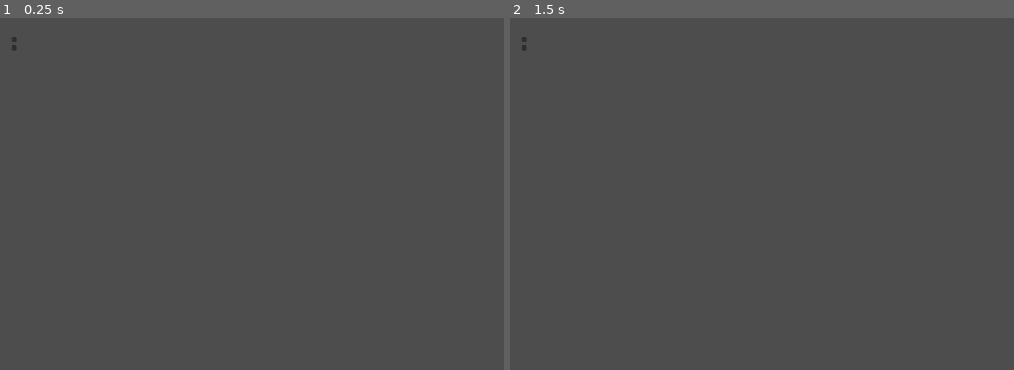
Above: before the commit, frames 1-2 (left to right).
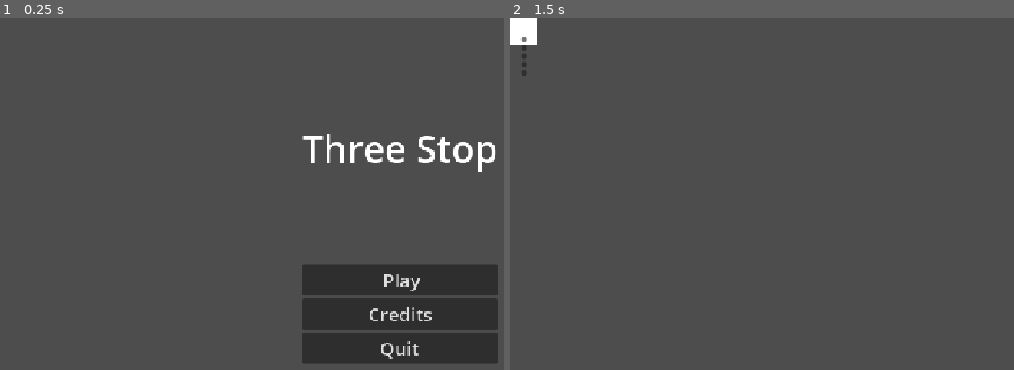
Above: after the commit, the same moments.

Repository: ArsyadDYA-game/ThreeStop
Game: Godot game, scene res://main_menu.tscn
Same seed, same stepped clock (60 frames per second), same inputs: the game is played once before the commit and once after it. This scene is started directly instead of the project's main scene.
Inputs (mouse positions are in pixels of both pictures, inside the frame that each line leads up to):
- Up to frame 1 (0.25 s): no input
- Up to frame 2 (1.5 s): click (525, 46) at 0.52 s; click (908, 313) at 1.25 s, where only the run after the commit has a clickable "Credits"

The runs differ from the first frame. In frame 1, 11% of the frame differs, in the area x 2-99%, y 5-99%; in frame 2, 0.4%.

Commit message:
main menu

Diff:
--- /dev/null
+++ b/three-stop/3_dgame.tscn
@@ -0,0 +1,4 @@
+[gd_scene format=3 uid="uid://bl1uxm7k7fw1k"]
+
+[node name="3Dgame" type="Node3D" unique_id=969464960]
+transform = Transform3D(1, 0, 0, 0, 1, 0, 0, 0, 1, 0, 0, 0.0021882057)
--- /dev/null
+++ b/three-stop/credits.gd
@@ -0,0 +1,4 @@
+extends Control
+
+func _on_back_button_pressed():
+	get_tree().change_scene_to_file("res://MainMenu.tscn")
--- /dev/null
+++ b/three-stop/credits.tscn
@@ -0,0 +1,45 @@
+[gd_scene format=3 uid="uid://dx6q2iokbnlwe"]
+
+[ext_resource type="Script" uid="uid://8o13ok8jh2yv" path="res://credits.gd" id="1_nm7lk"]
+
+[node name="Credits" type="Control" unique_id=2130949190]
+layout_mode = 3
+anchors_preset = 15
+anchor_right = 1.0
+anchor_bottom = 1.0
+grow_horizontal = 2
+grow_vertical = 2
+script = ExtResource("1_nm7lk")
+
+[node name="ColorRect" type="ColorRect" parent="." unique_id=1796893687]
+layout_mode = 0
+offset_right = 40.0
+offset_bottom = 40.0
+
+[node name="CenterContainer" type="CenterContainer" parent="." unique_id=1681416642]
+layout_mode = 0
+offset_right = 40.0
+offset_bottom = 40.0
+
+[node name="VBoxContainer" type="VBoxContainer" parent="CenterContainer" unique_id=144908563]
+layout_mode = 2
+
+[node name="Title" type="Label" parent="CenterContainer/VBoxContainer" unique_id=1720338285]
+layout_mode = 2
+
+[node name="GameName" type="Button" parent="CenterContainer/VBoxContainer" unique_id=244749166]
+layout_mode = 2
+
+[node name="Devoloper" type="Button" parent="CenterContainer/VBoxContainer" unique_id=329087105]
+layout_mode = 2
+
+[node name="Programmer" type="Button" parent="CenterContainer/VBoxContainer" unique_id=757711252]
+layout_mode = 2
+
+[node name="Artist" type="Button" parent="CenterContainer/VBoxContainer" unique_id=1550799676]
+layout_mode = 2
+
+[node name="BackButton" type="Button" parent="CenterContainer/VBoxContainer" unique_id=1316188658]
+layout_mode = 2
+
+[connection signal="pressed" from="CenterContainer/VBoxContainer/BackButton" to="." method="_on_back_button_pressed"]
--- /dev/null
+++ b/three-stop/main_menu.gd
@@ -0,0 +1,85 @@
+
+extends Control
+
+# =================================
+# PENGATURAN SCENE
+# =================================
+
+@export_file("*.tscn") var game_scene = "res://Game.tscn"
+@export_file("*.tscn") var credits_scene = "res://Credits.tscn"
+
+
+# =================================
+# REFERENSI NODE
+# =================================
+
+@onready var play_button = $CenterContainer/VBoxContainer/PlayButton
+@onready var credits_button = $CenterContainer/VBoxContainer/CreditsButton
+@onready var quit_button = $CenterContainer/VBoxContainer/QuitButton
+
+
+# =================================
+# SAAT GAME DIMULAI
+# =================================
+
+func _ready():
+
+	play_button.pressed.connect(_on_play_pressed)
+	credits_button.pressed.connect(_on_credits_pressed)
+	quit_button.pressed.connect(_on_quit_pressed)
+
+	setup_hover(play_button)
+	setup_hover(credits_button)
+	setup_hover(quit_button)
+
+
+# =================================
+# TOMBOL PLAY
+# =================================
+
+func _on_play_pressed():
+
+	if ResourceLoader.exists(game_scene):
+		get_tree().change_scene_to_file(game_scene)
+	else:
+		print("Game.tscn tidak ditemukan!")
+
+
+# =================================
+# TOMBOL CREDITS
+# =================================
+
+func _on_credits_pressed():
+
+	if ResourceLoader.exists(credits_scene):
+		get_tree().change_scene_to_file(credits_scene)
+	else:
+		print("Credits.tscn tidak ditemukan!")
+
+
+# =================================
+# TOMBOL QUIT
+# =================================
+
+func _on_quit_pressed():
+
+	get_tree().quit()
+
+
+# =================================
+# EFEK HOVER TOMBOL
+# =================================
+
+func setup_hover(button):
+
+	button.pivot_offset = button.size / 2
+
+	button.mouse_entered.connect(
+		func():
+			button.scale = Vector2(1.1, 1.1)
+	)
+
+	button.mouse_exited.connect(
+		func():
+			button.scale = Vector2(1.0, 1.0)
+	)
--- a/three-stop/main_menu.tscn
+++ b/three-stop/main_menu.tscn
@@ -1,4 +1,10 @@
 [gd_scene format=3 uid="uid://btgf7qo4rncia"]
+
+[ext_resource type="Script" uid="uid://dcvtq28bdlo86" path="res://main_menu.gd" id="1_06t4h"]
+
+[sub_resource type="FontVariation" id="FontVariation_fu7sn"]
+
+[sub_resource type="ViewportTexture" id="ViewportTexture_nmd57"]
 
 [node name="MainMenu" type="Control" unique_id=910396883]
 layout_mode = 3
@@ -7,6 +13,7 @@
 anchor_bottom = 1.0
 grow_horizontal = 2
 grow_vertical = 2
+script = ExtResource("1_06t4h")
 
 [node name="TextureRect" type="TextureRect" parent="." unique_id=1164296249]
 layout_mode = 0
@@ -14,18 +21,46 @@
 offset_bottom = 40.0
 
 [node name="CenterContainer" type="CenterContainer" parent="." unique_id=653958458]
-layout_mode = 0
-offset_right = 40.0
-offset_bottom = 40.0
+layout_mode = 1
+anchors_preset = 8
+anchor_left = 0.5
+anchor_top = 0.5
+anchor_right = 0.5
+anchor_bottom = 0.5
+offset_left = -577.0
+offset_top = -318.0
+offset_right = 577.0
+offset_bottom = 320.0
+grow_horizontal = 2
+grow_vertical = 2
 
 [node name="VBoxContainer" type="VBoxContainer" parent="CenterContainer" unique_id=129748964]
 layout_mode = 2
 
 [node name="Title" type="Label" parent="CenterContainer/VBoxContainer" unique_id=578641084]
+custom_minimum_size = Vector2(0, 200)
 layout_mode = 2
+theme_override_fonts/font = SubResource("FontVariation_fu7sn")
+theme_override_font_sizes/font_size = 54
+text = "Three Stop"
 
 [node name="PlayButton" type="Button" parent="CenterContainer/VBoxContainer" unique_id=794059956]
 layout_mode = 2
+theme_override_font_sizes/font_size = 27
+text = "Play
+"
+icon = SubResource("ViewportTexture_nmd57")
 
-[node name="SettingsButton" type="Button" parent="CenterContainer/VBoxContainer" unique_id=1986961453]
+[node name="CreditsButton" type="Button" parent="CenterContainer/VBoxContainer" unique_id=1322346359]
 layout_mode = 2
+theme_override_font_sizes/font_size = 27
+text = "Credits"
+
+[node name="QuitButton" type="Button" parent="CenterContainer/VBoxContainer" unique_id=1258627389]
+layout_mode = 2
+theme_override_font_sizes/font_size = 27
+text = "Quit"
+
+[connection signal="pressed" from="CenterContainer/VBoxContainer/PlayButton" to="." method="_on_play_button_pressed"]
+[connection signal="pressed" from="CenterContainer/VBoxContainer/CreditsButton" to="." method="_on_credits_button_pressed"]
+[connection signal="pressed" from="CenterContainer/VBoxContainer/QuitButton" to="." method="_on_quit_button_pressed"]
Not shown, added: three-stop/credits.gd.uid
Not shown, added: three-stop/main_menu.gd.uid
